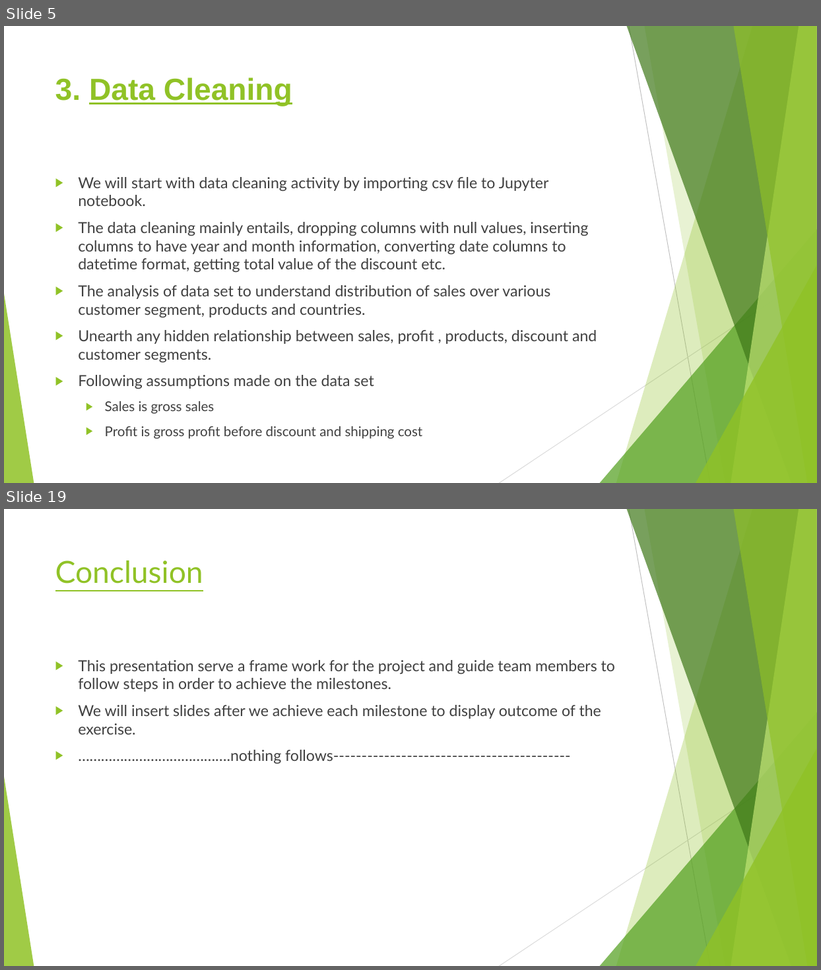
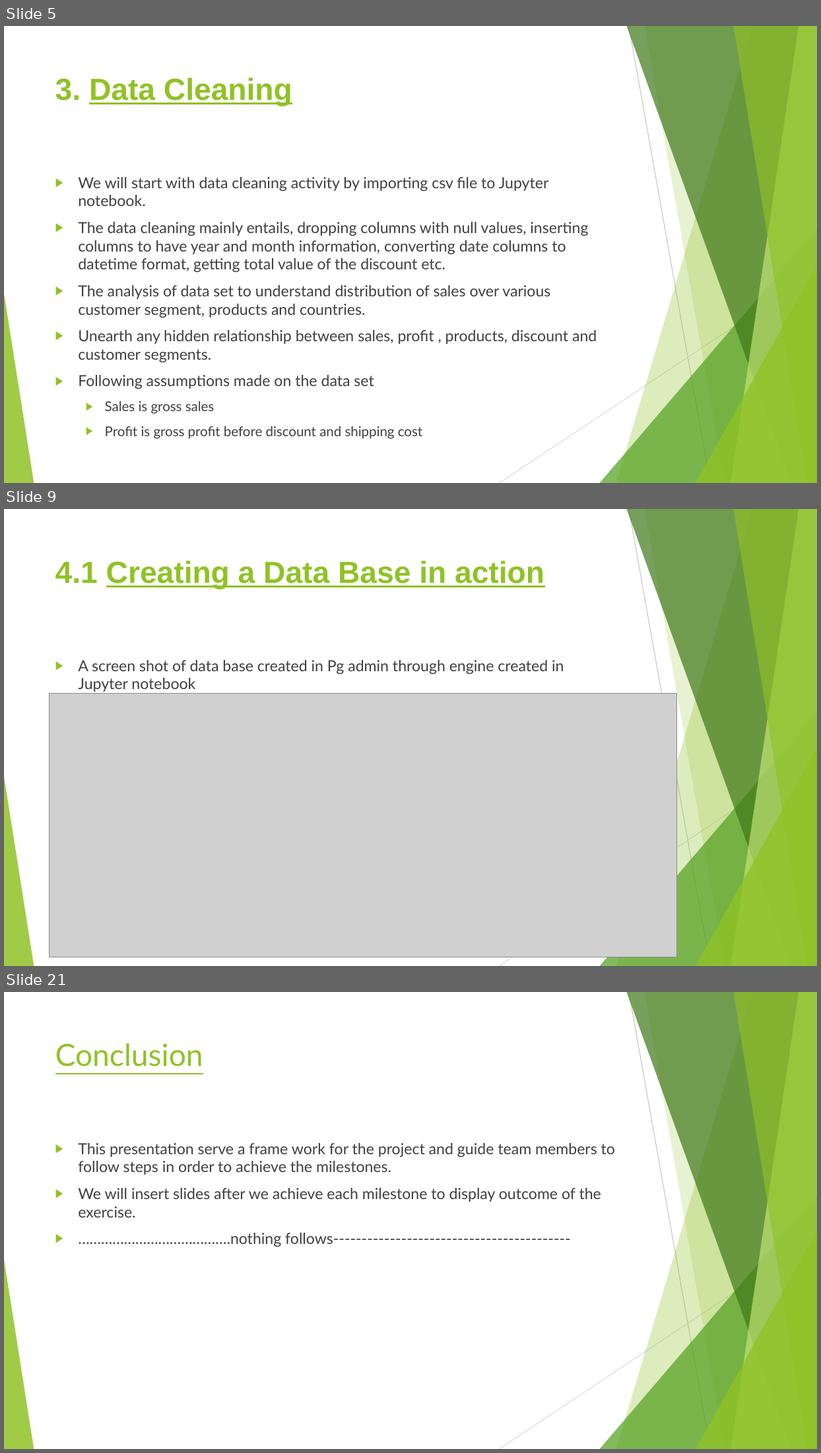
Before and after one commit to rubadhanaraj/Final_project, a slide deck: Project details.pptx. Shown one above the other, each under a label of ours: slides 5 and 19 before the commit, slides 5, 9 and 21 after it; the slides between them are not shown. The pictures are 821x970 and 821x1453 pixels, drawn with LibreOffice and Linux fonts; fonts in the diff are those of the drawing; grey boxes stand for pictures. Boxes give left, top, right and bottom in pixels: in the first picture for what was removed or moved away, otherwise in the second. Text is boxed around its words. In the diff, an @@ line names an element or a change of style, - is before the commit and + after.

```diff
--- a/Project details.pptx
+++ b/Project details.pptx
@@ slide 9 added at box(4, 509, 817, 966), background #FFFFFF; not listed: 10 template elements that a slide beside it also shows @@
@@ title added at box(55, 560, 545, 590), 36 pt, text #90C226, bold, underline @@
+4.1 Creating a Data Base in action
@@ text added at box(78, 660, 564, 692), 18 pt, text #404040 @@
+▶ A screen shot of data base created in Pg admin through engine created in Jupyter notebook
@@ picture added at box(49, 693, 677, 957) @@
@@ what was slide 19 is now slide 21 @@
```
Also in this commit, not shown: 16 slides changed, 1 other slide added.
